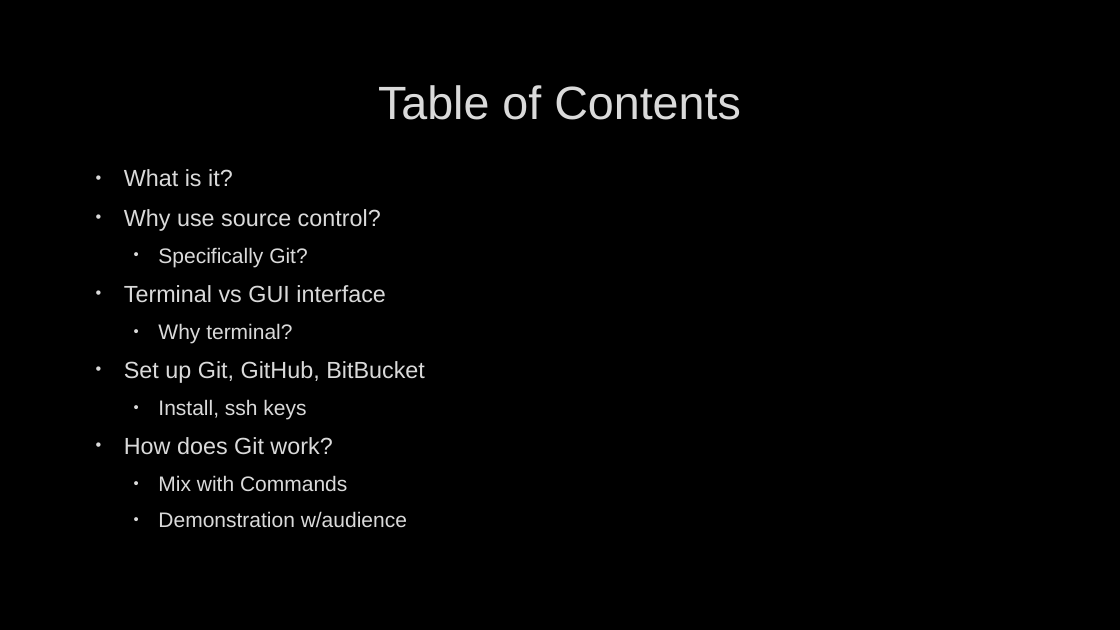
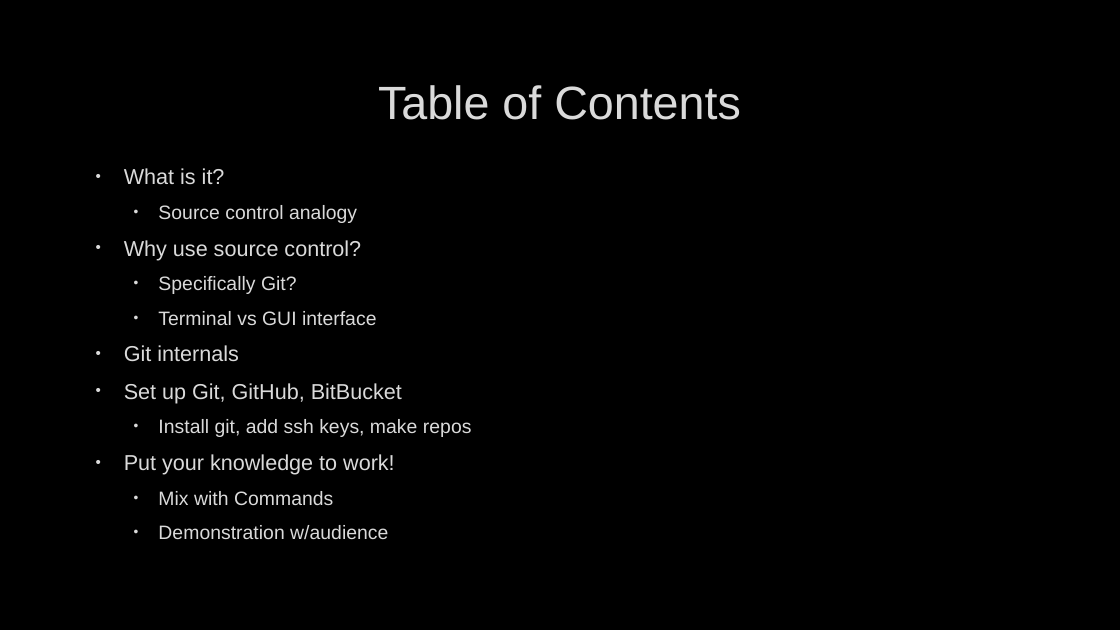
Before and after one commit to mcgurgu/presentations, a slide deck: slide 6 of git/Git.pptx (slide 2 before the commit). Drawn at 1120x630 pixels with LibreOffice and Linux fonts; fonts in the diff are those of the drawing; background and template pictures are left out. Boxes give left, top, right and bottom in pixels: in the first picture for what was removed or moved away, otherwise in the second. Text is boxed around its words. In the diff, an @@ line names an element or a change of style, - is before the commit and + after.

Commit message:
lots of additions to git internals. only missing branching now.

```diff
--- a/git/Git.pptx
+++ b/git/Git.pptx
@@ text at <box>124,168,402,539</box>: size 20 to 18.5 pt in "What is it?", "Why use source control?", "Set up Git, GitHub, BitBucket"; size 18 to 16.6 pt in "Specifically Git?", "Mix with Commands", "Demonstration w/audience"; size 20 to 16.6 pt in "Terminal vs GUI interface"; list level 1 to 2 in "Terminal vs GUI interface" @@
@@ text at <box>158,205,357,223</box>: paragraph added @@
+  • Source control analogy
@@ text at <box>124,345,239,362</box>: text changed; size 18 to 18.5 pt @@
-  • Why terminal?
+• Git internals
@@ text at <box>124,419,472,475</box>: text changed; size 18 to 16.6 pt @@
-  • Install, ssh keys
-• How does Git work?
+  • Install git, add ssh keys, make repos
+• Put your knowledge to work!
```
Also in this commit, not shown: 54 other slides changed, 124 slides added, 1 slide removed.
